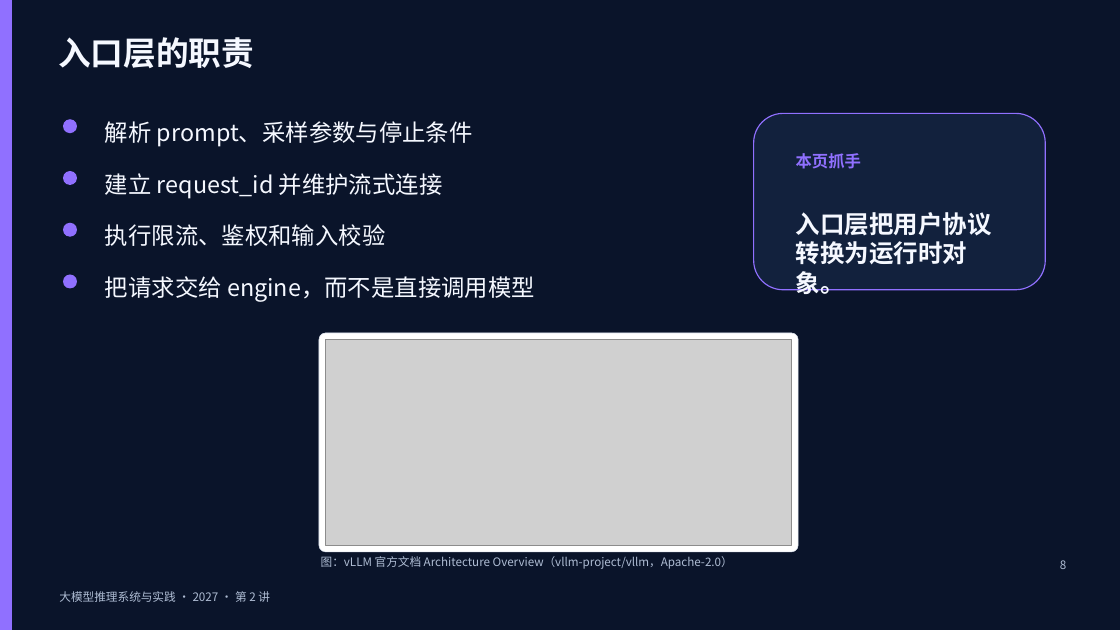
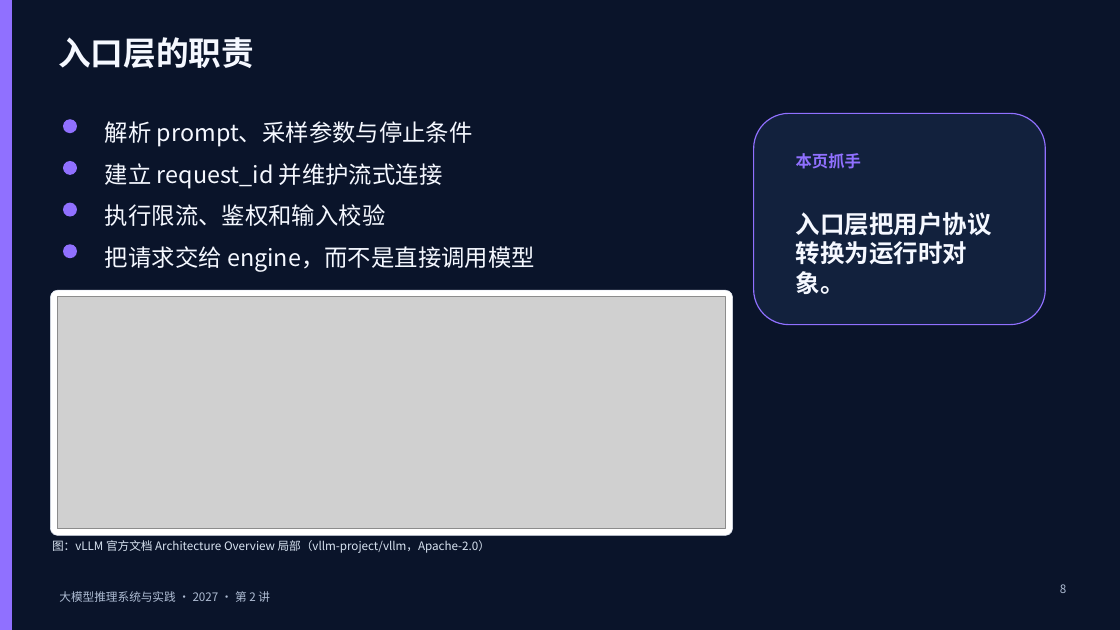
Before and after one commit to vLLM-HUST/intro-to-llm-inference-engines, a slide deck: slide 8 of build/slides/2027/lectures-8-pptx/第02讲_请求生命周期与PrefillDecode.pptx. Drawn at 1120x630 pixels with LibreOffice and Linux fonts; fonts in the diff are those of the drawing; grey boxes stand for pictures. Boxes give left, top, right and bottom in pixels: in the first picture for what was removed or moved away, otherwise in the second. Text is boxed around its words. In the diff, an @@ line names an element or a change of style, - is before the commit and + after.

```diff
--- a/build/slides/2027/lectures-8-pptx/第02讲_请求生命周期与PrefillDecode.pptx
+++ b/build/slides/2027/lectures-8-pptx/第02讲_请求生命周期与PrefillDecode.pptx
@@ rounded rectangle: place and size @@
-rounded rectangle at [754, 113, 1045, 290]
+rounded rectangle at [754, 113, 1045, 325]
@@ ellipse: place and size @@
-ellipse at [63, 171, 77, 186]
+ellipse at [63, 161, 77, 176]
@@ text "建立 request_id 并维护流式连接": place and size @@
-text "建立 request_id 并维护流式连接" at [105, 173, 443, 199]
+text "建立 request_id 并维护流式连接" at [105, 163, 443, 189]
@@ ellipse: place and size @@
-ellipse at [63, 223, 77, 237]
+ellipse at [63, 202, 77, 217]
@@ text "执行限流、鉴权和输入校验": place and size @@
-text "执行限流、鉴权和输入校验" at [105, 224, 385, 246]
+text "执行限流、鉴权和输入校验" at [105, 204, 385, 226]
@@ text "把请求交给 engine，而不是直接调用模型": place and size @@
-text "把请求交给 engine，而不是直接调用模型" at [105, 276, 535, 302]
+text "把请求交给 engine，而不是直接调用模型" at [105, 246, 535, 272]
@@ ellipse: place and size @@
-ellipse at [63, 275, 77, 289]
+ellipse at [63, 245, 77, 259]
@@ rounded rectangle: place and size @@
-rounded rectangle at [319, 333, 798, 552]
+rounded rectangle at [50, 290, 733, 535]
@@ picture: place and size @@
-picture at [326, 339, 791, 545]
+picture at [57, 297, 726, 528]
@@ text at [52, 540, 490, 553]: text changed; text colour #AEBCD3 to #D8E3F1 @@
-图：vLLM 官方文档 Architecture Overview（vllm-project/vllm，Apache-2.0）
+图：vLLM 官方文档 Architecture Overview 局部（vllm-project/vllm，Apache-2.0）
@@ rectangle: place and size @@
-rectangle at [1017, 555, 1075, 585]
+rectangle at [1017, 579, 1075, 609]
@@ text "8": place and size @@
-text "8" at [1060, 560, 1066, 569]
+text "8" at [1060, 584, 1066, 593]
```
Also in this commit, not shown: 4 other slides changed, 5 other files.
